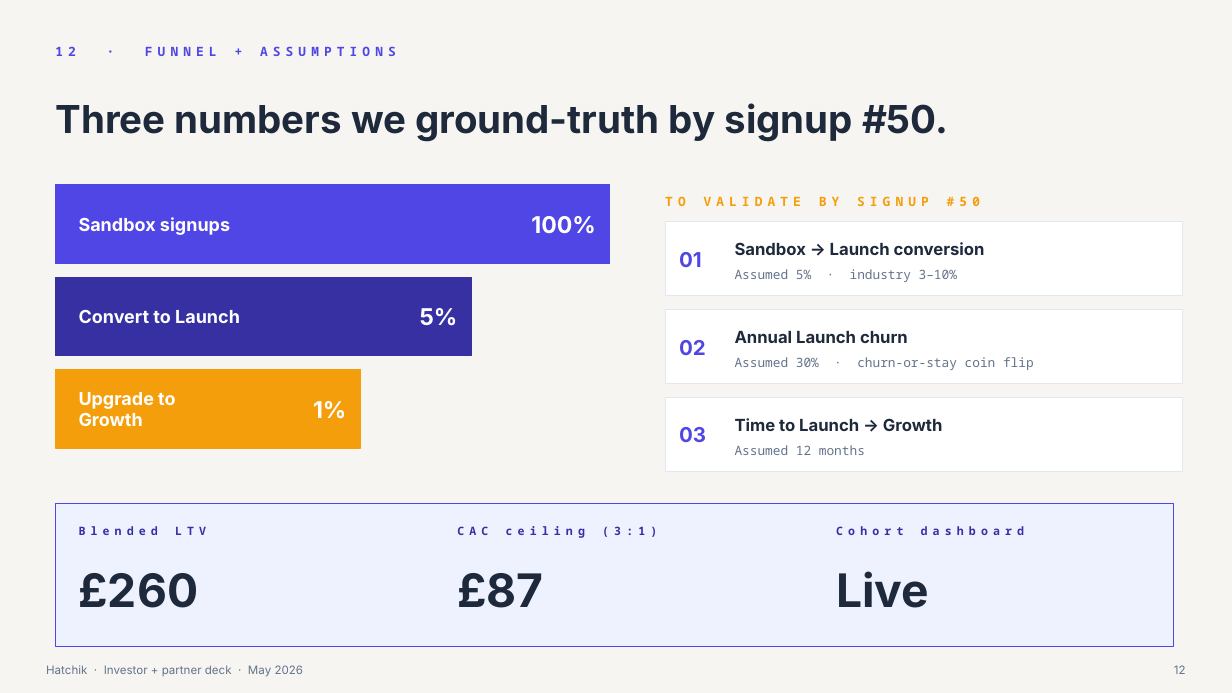
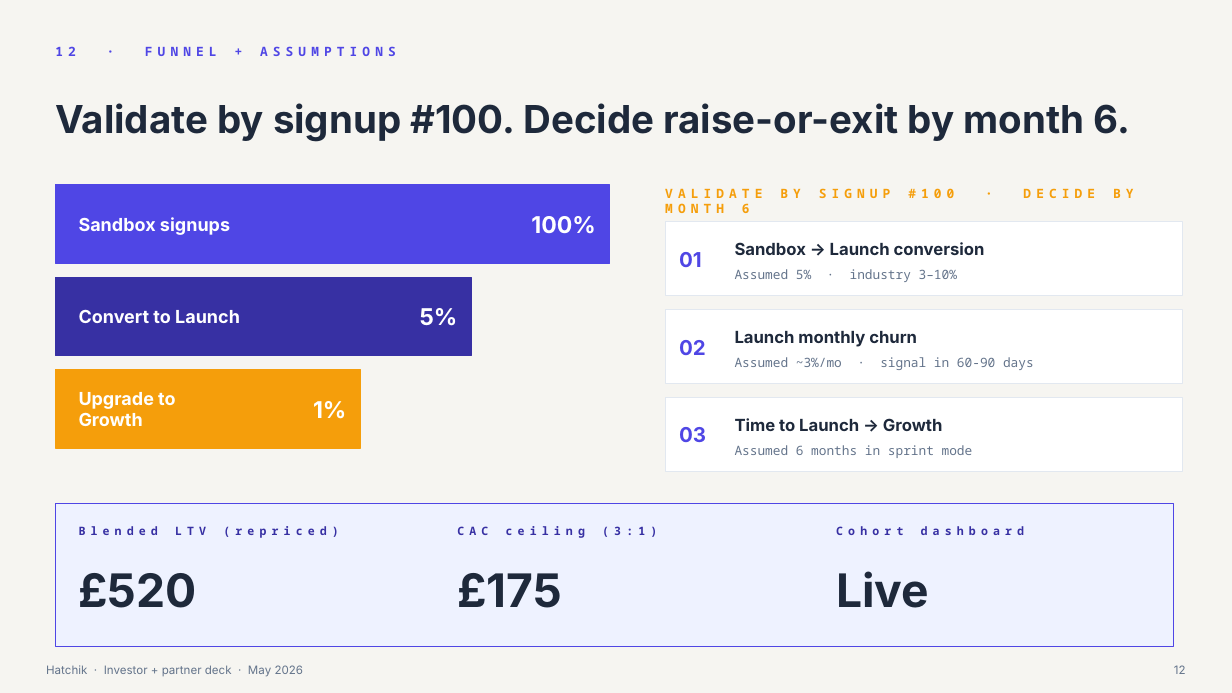
Before and after one commit to mfazicoder/slideatelier, a slide deck: slide 12 of proposals/hatchik/hatchik-pitch-deck.pptx. Drawn at 1232x693 pixels with LibreOffice and Linux fonts; fonts in the diff are those of the drawing. Boxes give left, top, right and bottom in pixels: in the first picture for what was removed or moved away, otherwise in the second. Text is boxed around its words. In the diff, an @@ line names an element or a change of style, - is before the commit and + after.

```diff
--- a/proposals/hatchik/hatchik-pitch-deck.pptx
+++ b/proposals/hatchik/hatchik-pitch-deck.pptx
@@ text at [55, 103, 1130, 142]: text changed @@
-Three numbers we ground-truth by signup #50.
+Validate by signup #100. Decide raise-or-exit by month 6.
@@ text at [780, 188, 1134, 198]: text changed @@
-TO VALIDATE BY SIGNUP #50
+VALIDATE BY SIGNUP #100 · DECIDE BY MONTH 6
@@ text at [735, 331, 917, 347]: text changed @@
-Annual Launch churn
+Launch monthly churn
@@ text at [735, 357, 1034, 370]: text changed @@
-Assumed 30% · churn-or-stay coin flip
+Assumed ~3%/mo · signal in 60-90 days
@@ text at [735, 445, 973, 458]: text changed @@
-Assumed 12 months
+Assumed 6 months in sprint mode
@@ text at [79, 518, 439, 545]: text changed @@
-Blended LTV
+Blended LTV (repriced)
@@ text at [79, 573, 197, 608]: text changed @@
-£260
+£520
@@ text at [457, 573, 562, 608]: text changed @@
-£87
+£175
```
Also in this commit, not shown: 7 other slides changed, 4 slides added, 3 slides removed, 2 other files.
